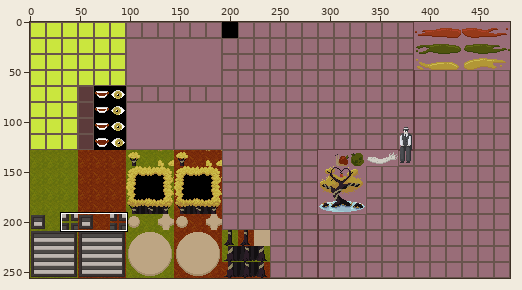
A sprite sheet gets an edit: Yume Nikki Fangame/ChipSet/bo_chipset.png. Above, an overview of the earlier version with the close-up marked.
Close-up. Before the commit:
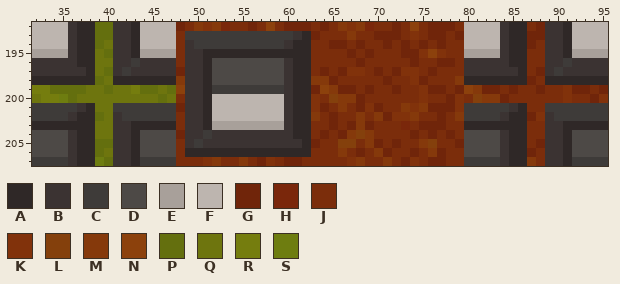
The file is 480x256 pixels. Colours within 5 levels of each other are drawn and written as one. Shown: x 32..95, y 192..207. The commit also changed other parts of the picture, which this record leaves out.
Palette (. is transparent): A #2f2827  B #3b3332  C #3e3b39  D #4d4946  E #a8a09a  F #bdb5af  G #70250a  H #7a270b  J #7b2d0b  K #81320b  L #84400c  M #85390b  N #8c410c  P #646f0e  Q #6e750e  R #757d0e  S #6e7d10
Pixels before, first column x 32:
192 FFFFBAAPPBBAFFFFGJMKMHJJGJNJGGGJGJMKMHJJGJNJGGGJFFFFBAAJGBBAFFFF
193 FFFFBAAPPBBAFFFFJCCCCCCCCCCCCBAGJJJMJJGGGJKJGGJGFFFFBAAGGBBAFFFF
194 FFFFBAAPQBBAFFFFJBCCCCCCCCCCBAAJJGGJGJJGJGJGJGJJFFFFBAAGJBBAFFFF
195 EEEEBAAQPBBAEEEEJBBAAAAAAAAAAAAJJJJGJGJJJGGKNKJJEEEEBAAJJBBAEEEE
196 BBBBBAAQQBBCBBBBJBBADDDDDDDDBAAJJJJJGJJJJJGJJGGJBBBBBAAJJBBCBBBB
197 BBBBBBAQPBCBBBBBGBBADDDDDDDDBAAJGJGKKJGJGKKJGJJJBBBBBBAJGBCBBBBB
198 AAAAAAAPQAAAAAAAMBBADDDDDDDDBAAMMGJJJJJGJJKGJJJMAAAAAAAGJAAAAAAA
199 RRPPPPQQPQQRPPQPNBBACCCCCCCCBAAGNMGGJGJJGJJKGGJGNMGGJGJJGJJKGGJG
200 QRRSPQQQQQQQQQPQJBBAFFFFFFFFBAAKJLMMGJJJJJJKJJGKJLMMGJJJJJJKJJGK
201 CCCCCBAQQCCCCCCCGBBAFFFFFFFFBAAKGJMJGKGJJMKMGGGKCCCCCBAJJCCCCCCC
202 CCCCBAAPQBCCCCCCJBBAFFFFFFFFBAAMJGJJMJMGKKMJJGJMCCCCBAAGKBCCCCCC
203 AAAAAAAQQBBAAAAAJBBAEEEEEEEEBAAJJGJGMGJJJHJGGGJJAAAAAAAJJBBAAAAA
204 DDDDBAAQQBBADDDDGBBCBBBBBBBBBAAJGJGMLMJJJJGJGJGJDDDDBAAJJBBADDDD
205 DDDDBAAPPBBADDDDJBCBBBBBBBBBBBAGJJLLJMGJGJJMLJJGDDDDBAAJGBBADDDD
206 DDDDBAAPQBBADDDDJAAAAAAAAAAAAAAJJJMJGJMGJJGJMGJJDDDDBAAGJBBADDDD
207 CCCCBAASPBBACCCCJJJKMJJMJGKJGGJJJJJKMJJMJGKJGGJJCCCCBAAMJBBACCCC
Once edited:
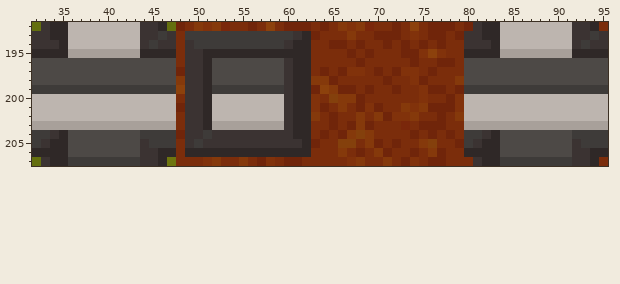
Difference:
Changed rows in their new state; - is an unchanged pixel.
first column x 32:
192 PBAAFFFFFFFFBBAP--------------------------------GBAAFFFFFFFFBBAJ
193 BBAAFFFFFFFFBBCB--------------------------------BBAAFFFFFFFFBBCB
194 BBBAFFFFFFFFBCBB--------------------------------BBBAFFFFFFFFBCBB
195 AAAAEEEEEEEEAAAA--------------------------------AAAAEEEEEEEEAAAA
196 DDDDDDDDDDDDDDDD--------------------------------DDDDDDDDDDDDDDDD
197 DDDDDDDDDDDDDDDD--------------------------------DDDDDDDDDDDDDDDD
198 DDDDDDDDDDDDDDDD--------------------------------DDDDDDDDDDDDDDDD
199 CCCCCCCCCCCCCCCC--------------------------------CCCCCCCCCCCCCCCC
200 FFFFFFFFFFFFFFFF--------------------------------FFFFFFFFFFFFFFFF
201 FFFFFFFFFFFFFFFF--------------------------------FFFFFFFFFFFFFFFF
202 FFFFFFFFFFFFFFFF--------------------------------FFFFFFFFFFFFFFFF
203 EEEEEEEEEEEEEEEE--------------------------------EEEEEEEEEEEEEEEE
204 CCBADDDDDDDDCCCC--------------------------------CCBADDDDDDDDCCCC
205 CBAADDDDDDDDBCCC--------------------------------CBAADDDDDDDDBCCC
206 AAAADDDDDDDDBBAA--------------------------------AAAADDDDDDDDBBAA
207 PBAACCCCCCCCBBAQ--------------------------------JBAACCCCCCCCBBAJ
Where, in picture pixels (left, top, right, bottom), the same in both close-ups:
changed: (32, 22, 176, 166)
changed: (464, 22, 608, 166)
